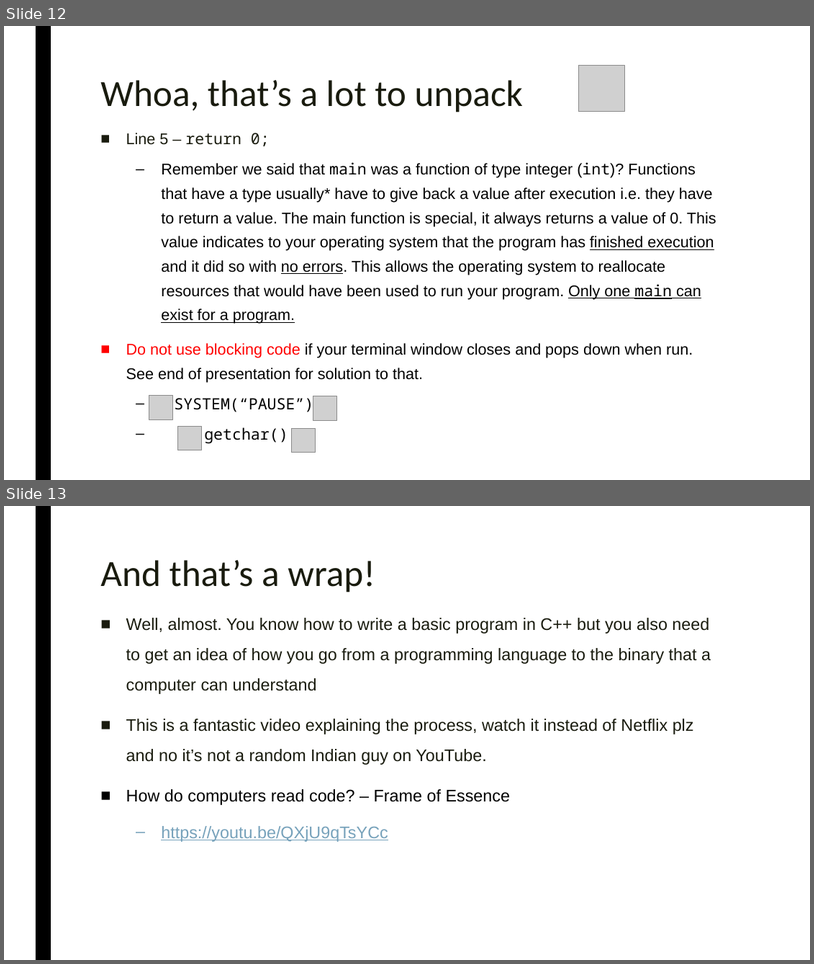
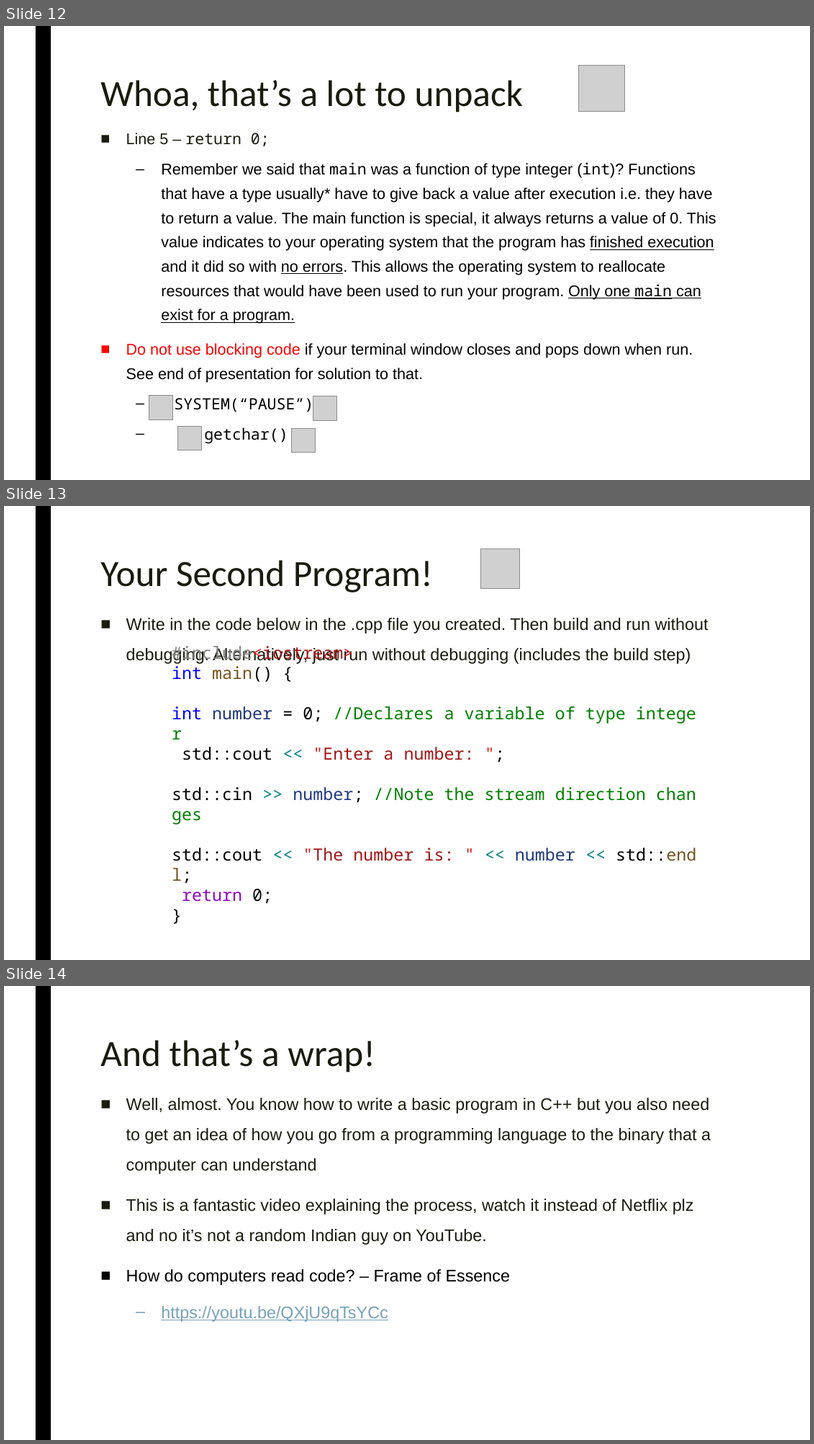
Before and after one commit to simeon9696/programmingworkshop, a slide deck: 4.) Introduction to C++/Introduction to C++.pptx. Shown one above the other, each under a label of ours: slides 12 and 13 before the commit, slides 12, 13 and 14 after it. The pictures are 814x964 and 814x1444 pixels, drawn with LibreOffice and Linux fonts; fonts in the diff are those of the drawing; grey boxes stand for pictures. Boxes give left, top, right and bottom in pixels: in the first picture for what was removed or moved away, otherwise in the second. Text is boxed around its words. In the diff, an @@ line names an element or a change of style, - is before the commit and + after.

```diff
--- a/4.) Introduction to C++/Introduction to C++.pptx
+++ b/4.) Introduction to C++/Introduction to C++.pptx
@@ slide 13 added at (4,506,810,960), background #FFFFFF; not listed: 1 template element that a slide beside it also shows @@
@@ rectangle added at (4,513,21,528), fill #FFFFFF @@
@@ title added at (100,560,433,592), 44 pt, text #191B0E @@
+Your Second Program!
@@ picture added at (481,549,520,588) @@
@@ text added at (126,618,709,664), 20 pt, text #191B0E @@
+■ Write in the code below in the .cpp file you created. Then build and run without debugging. Alternatively, just run without debugging (includes the build step)
@@ text added at (172,646,697,903), 20 pt, text #008000 @@
+#include<iostream>
+int main() {
+int number = 0; //Declares a variable of type integer
+std::cout << "Enter a number: ";
+std::cin >> number; //Note the stream direction changes
+std::cout << "The number is: " << number << std::endl;
+return 0;
+}
@@ what was slide 13 is now slide 14 @@
```
Also in this commit, not shown: 2 other files.
